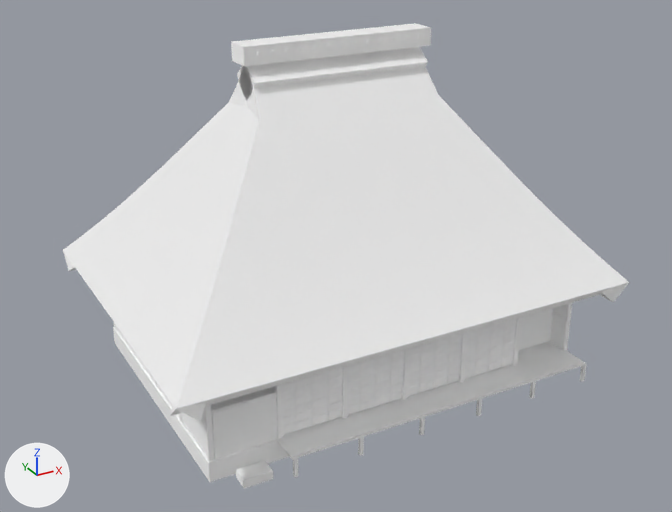
Renders of the glTF model public/assets/models/architecture/minka-kayabuki_3.glb from each side of a commit.
Before and after are seen from a camera (50 mm lens) standing at (-12.33, -22.48, 14.65) and looking at (-0.77, -1.45, 4.13). Every picture has the same lights, and +X, +Y and +Z are marked at lower left. The picture after the commit comes second. Where no turn or scale is listed for an object, it has been applied to the vertices. Vertices at exactly the same position are counted once.

In view in the first picture: 'minka-kayabuki_3'.
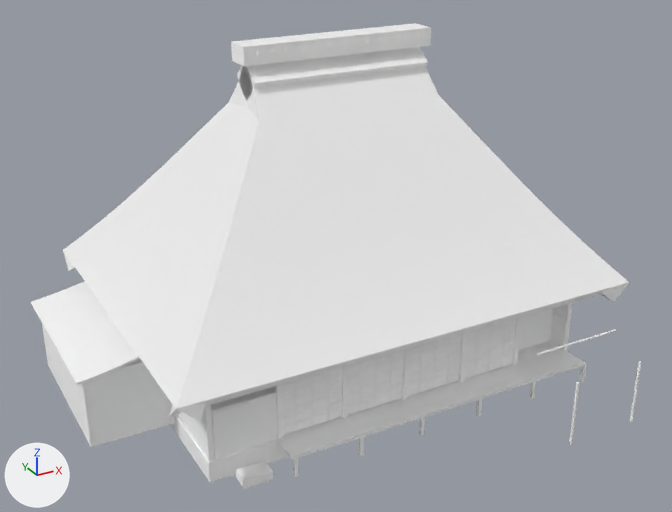
Where the newer file only moved an object's origin or applied its transform, the numbers keep the older frame.

Changed parts and their boxes (x1, y1, x2, y2) in the pictures (672 x 512 px):
'minka-kayabuki_3', reshaped (8% wider): before (63, 23, 629, 489); after (31, 23, 641, 489)
part 1 of me_minka_kayabuki_3, added: after (569, 382, 579, 444)
part 2 of me_minka_kayabuki_3, added: after (630, 361, 641, 422)
part 3 of me_minka_kayabuki_3, added: after (42, 324, 175, 447)
part 4 of me_minka_kayabuki_3, added: after (537, 330, 616, 355)
part 5 of me_minka_kayabuki_3, added: after (31, 281, 140, 385)

Edits to the bpy script that builds the scene:
```text
Change me_minka_kayabuki_3:
    used by ob_minka_kayabuki_3; location = (0.0, 0.0, 4.99)
    remove me_minka_kayabuki_3.from_pydata(...)  # 2063 vertices, 3718 faces; spans x -6.9..6.9, y -5.15..5.15, z -4.99..4.99
    add me_minka_kayabuki_3.from_pydata(...)  # 2254 vertices, 4078 faces; spans x -8.35..6.9, y -7.24..5.15, z -4.99..4.99
    me_minka_kayabuki_3 part 1: a new loose piece, a 6-sided cylinder along z spanning x 3.215..3.285, y -7.24..-7.16, z -4.994..-3.094, in mat_stone_granite (white #ffffff)
    me_minka_kayabuki_3 part 2: a new loose piece, a 6-sided cylinder along z spanning x 5.415..5.485, y -7.24..-7.16, z -4.994..-3.094, in mat_stone_granite (white #ffffff)
    me_minka_kayabuki_3 part 3: a new loose piece, a box spanning x -8.15..-5.75, y -1.6..3.2, z -4.69..-2.59, in mat_stone_granite (white #ffffff)
    me_minka_kayabuki_3 part 4: a new loose piece, an 8-sided cylinder along x spanning x 1.75..4.35, y -7.225..-7.175, z -1.869..-1.819, in mat_stone_granite (white #ffffff)
    me_minka_kayabuki_3 part 5: a new loose piece of 129 vertices spanning x -8.35..-5.74, y -1.8..3.4, z -2.65..-2.09, in mat_stone_granite (white #ffffff)
    other edits to the shape of me_minka_kayabuki_3 do not show in these pictures
```
